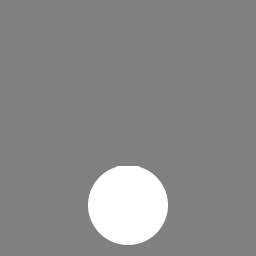
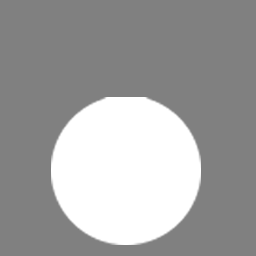
Layered file, before and after one edit (256x256). Changes by layer:
painted on "Layer 0" over [51, 97, 201, 245]
